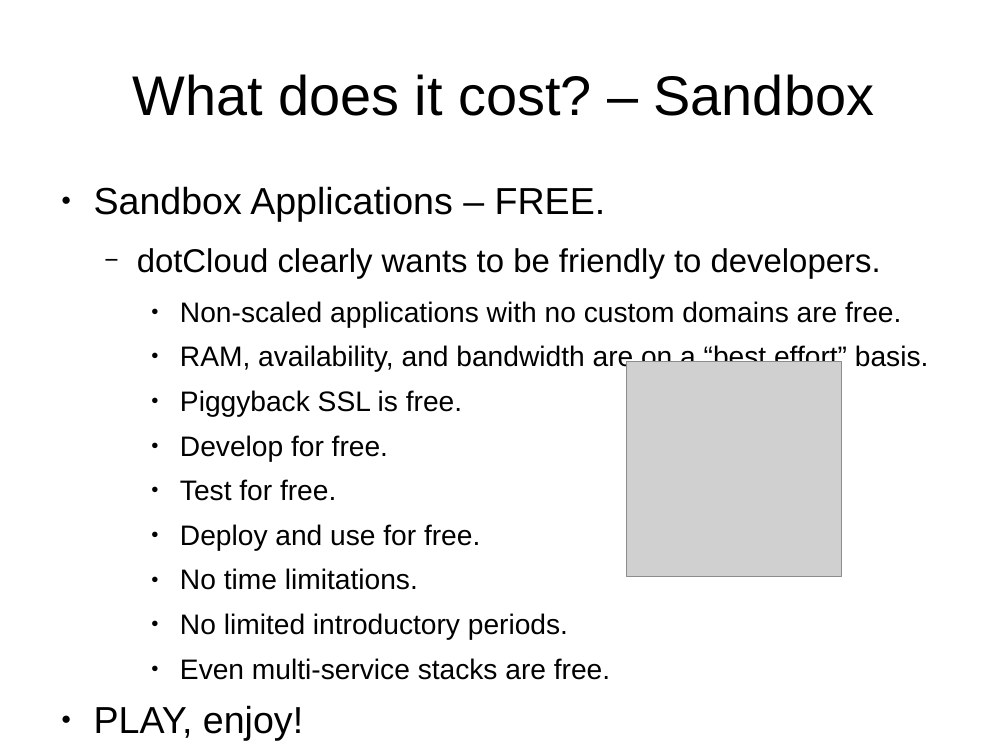
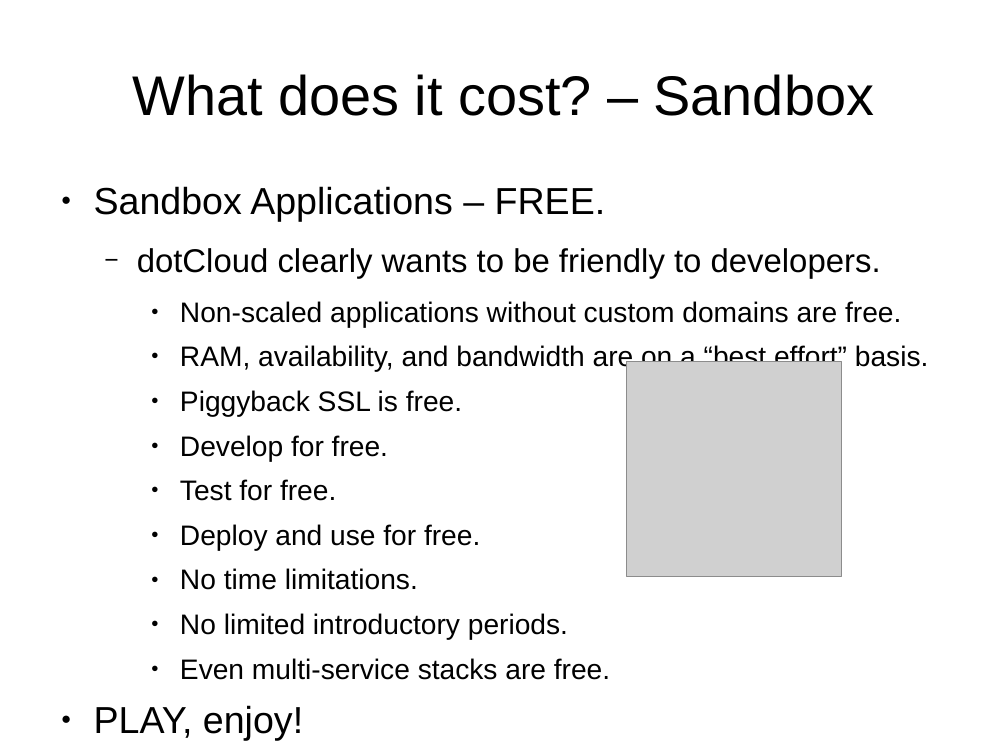
Before and after one commit to daoswald/dotcloud_talk, a slide deck: slide 13 of dotcloud_pm_talk.odp. Drawn at 1008x756 pixels with LibreOffice and Linux fonts; fonts in the diff are those of the drawing; grey boxes stand for pictures. Boxes give left, top, right and bottom in pixels: in the first picture for what was removed or moved away, otherwise in the second. Text is boxed around its words. In the diff, an @@ line names an element or a change of style, - is before the commit and + after.

```diff
--- a/dotcloud_pm_talk.odp
+++ b/dotcloud_pm_talk.odp
@@ text at (180,301,901,327): text changed @@
-    ● Non-scaled applications with no custom domains are free.
+    ● Non-scaled applications without custom domains are free.
```
Also in this commit, not shown: 4 other slides changed, 2 slides added.
